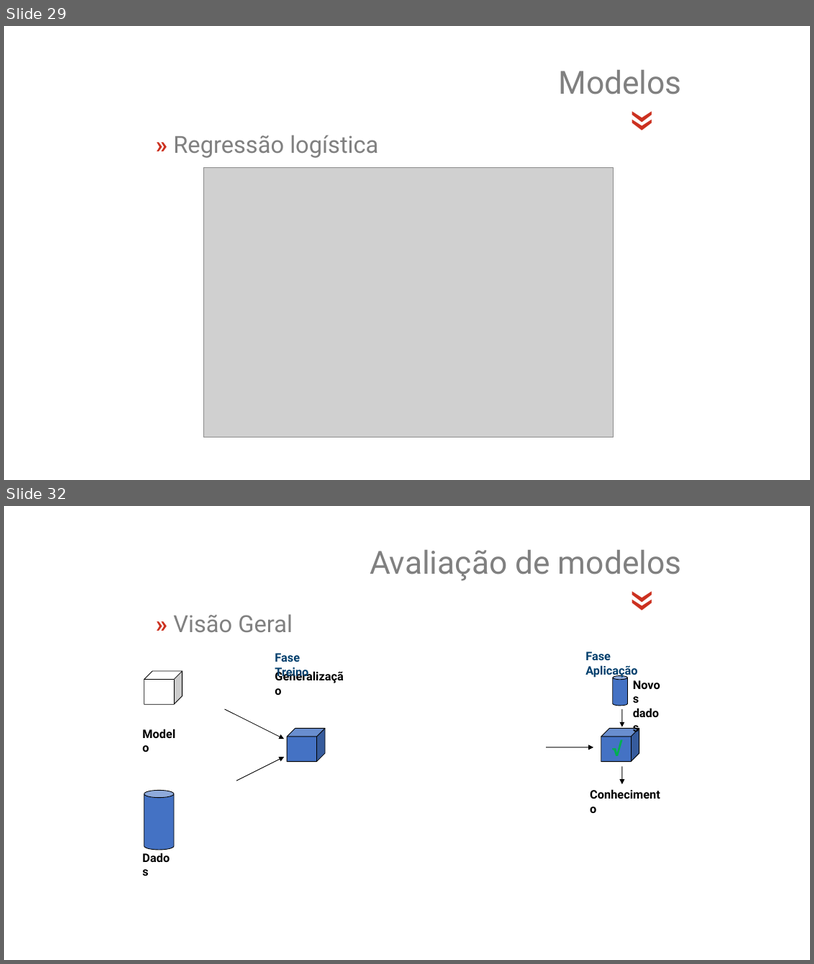
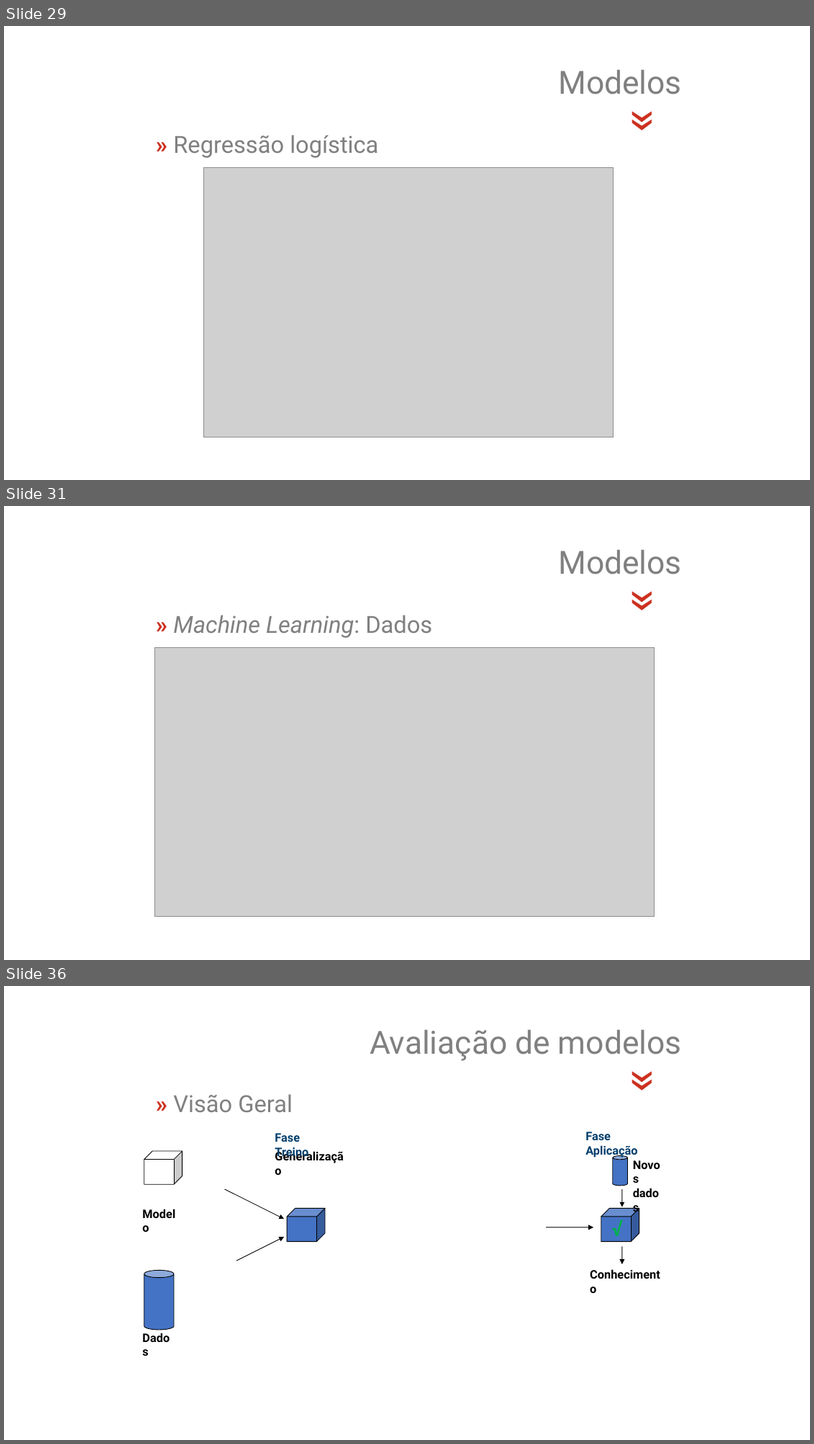
Before and after one commit to jsollari/DSR-II2026, a slide deck: docs/DSR-II2026_JL_slides.pptx. Shown one above the other, each under a label of ours: slides 29 and 32 before the commit, slides 29, 31 and 36 after it; the slides between them are not shown. The pictures are 814x964 and 814x1444 pixels, drawn with LibreOffice and Linux fonts; fonts in the diff are those of the drawing; grey boxes stand for pictures; background and template pictures are left out. Boxes give left, top, right and bottom in pixels: in the first picture for what was removed or moved away, otherwise in the second. Text is boxed around its words. In the diff, an @@ line names an element or a change of style, - is before the commit and + after.

```diff
--- a/docs/DSR-II2026_JL_slides.pptx
+++ b/docs/DSR-II2026_JL_slides.pptx
@@ slide 31 added at (4, 506, 810, 960), background #FFFFFF @@
@@ text added at (558, 550, 682, 574), 38 pt, text #808080 @@
+Modelos
@@ text added at (602, 585, 669, 618), 60 pt, text #CC301F @@
+«
@@ text added at (173, 615, 432, 638), 28 pt, text #808080, italic @@
+» Machine Learning: Dados
@@ picture added at (154, 648, 655, 917) @@
@@ what was slide 32 is now slide 36 @@
```
Also in this commit, not shown: 2 slides changed, 3 other slides added, 2 other files.
